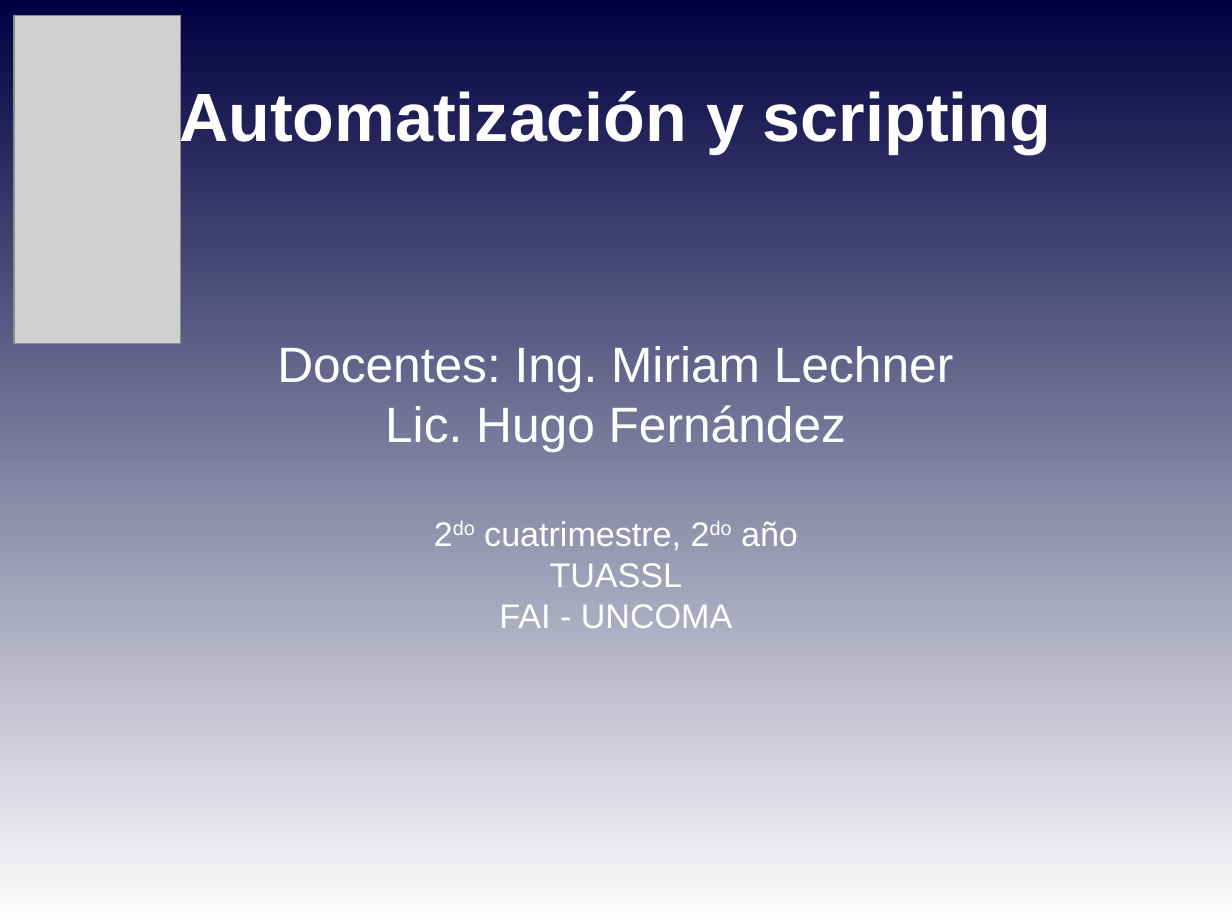
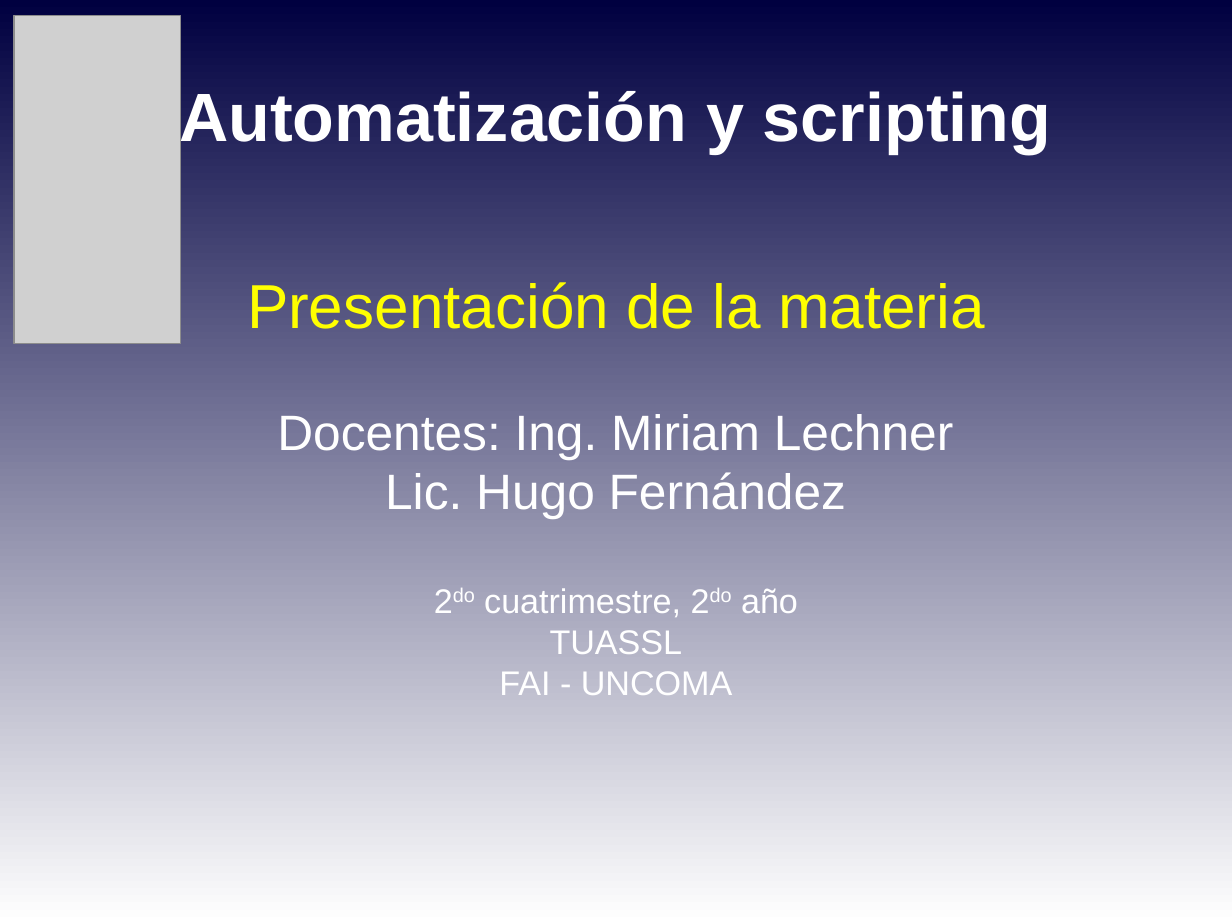
Before and after one commit to niniadcobre/-AutoyScripting, a slide deck: slide 1 of clases/AYS_clase01.odp. Drawn at 1232x924 pixels with LibreOffice and Linux fonts; fonts in the diff are those of the drawing; grey boxes stand for pictures. Boxes give left, top, right and bottom in pixels: in the first picture for what was removed or moved away, otherwise in the second. Text is boxed around its words. In the diff, an @@ line names an element or a change of style, - is before the commit and + after.

```diff
--- a/clases/AYS_clase01.odp
+++ b/clases/AYS_clase01.odp
@@ subtitle at [247,282,985,459]: text changed @@
-Docentes: Ing. Miriam Lechner
+Presentación de la materia
+Docentes: Ing. Miriam Lechner
```
Also in this commit, not shown: 5 other slides changed, 3 slides added, 3 other files.
